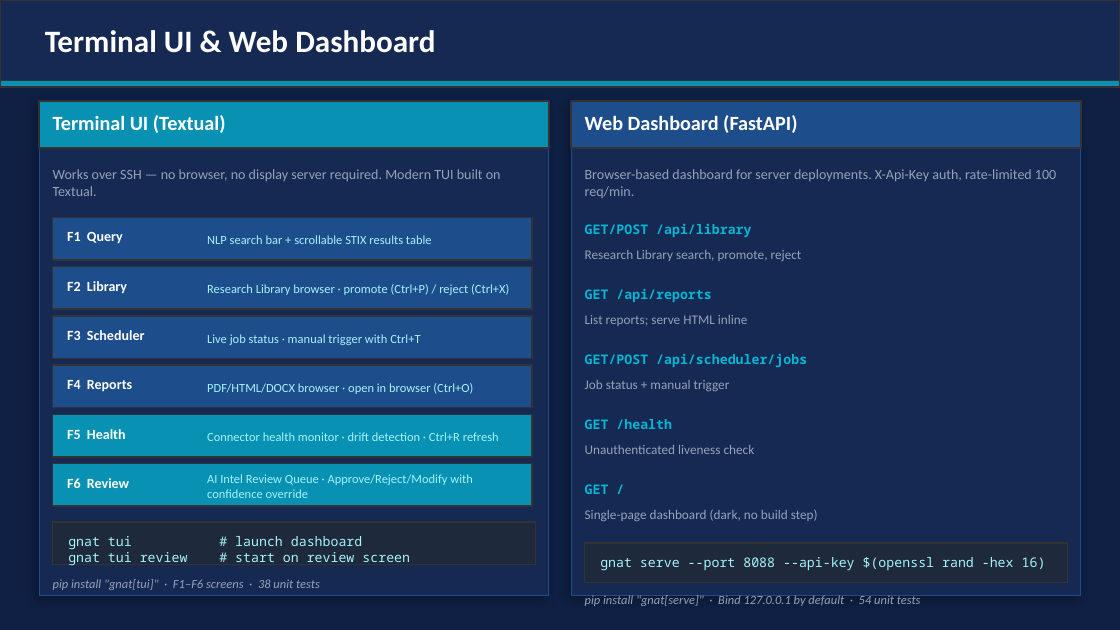
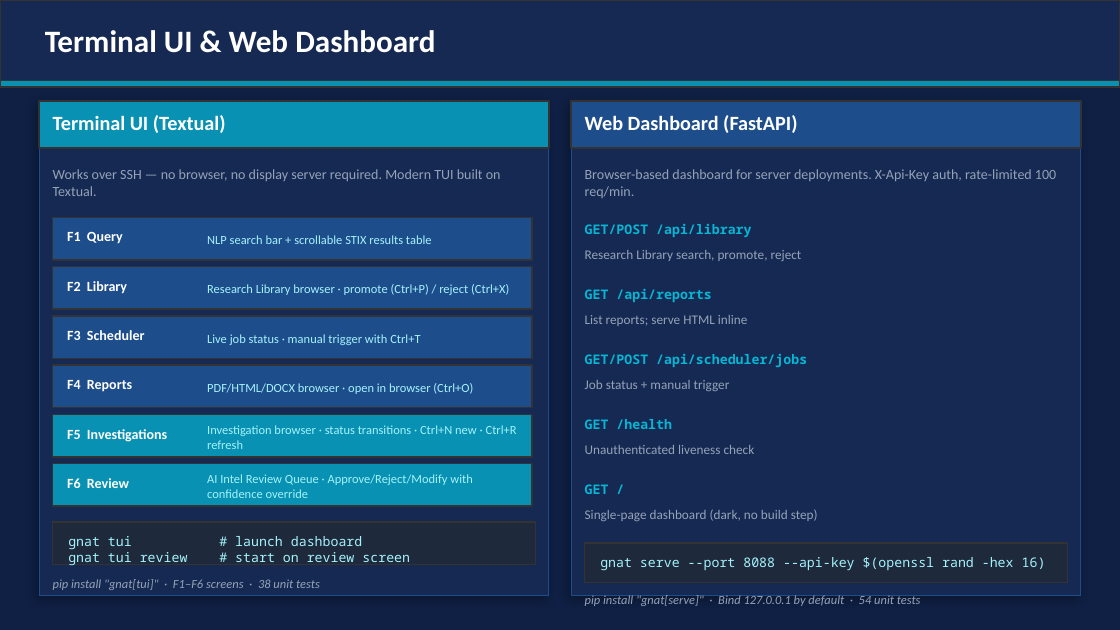
Before and after one commit to wrhalpin/GNAT, a slide deck: slide 17 of GNAT-Presentation.pptx. Drawn at 1120x630 pixels with LibreOffice and Linux fonts; fonts in the diff are those of the drawing. Boxes give left, top, right and bottom in pixels: in the first picture for what was removed or moved away, otherwise in the second. Text is boxed around its words. In the diff, an @@ line names an element or a change of style, - is before the commit and + after.

```diff
--- a/GNAT-Presentation.pptx
+++ b/GNAT-Presentation.pptx
@@ text at (67,429,167,442): text changed @@
-F5 Health
+F5 Investigations
@@ text at (207,425,517,449): text changed @@
-Connector health monitor · drift detection · Ctrl+R refresh
+Investigation browser · status transitions · Ctrl+N new · Ctrl+R refresh
```
Also in this commit, not shown: 6 other slides changed, 1 slide added.
